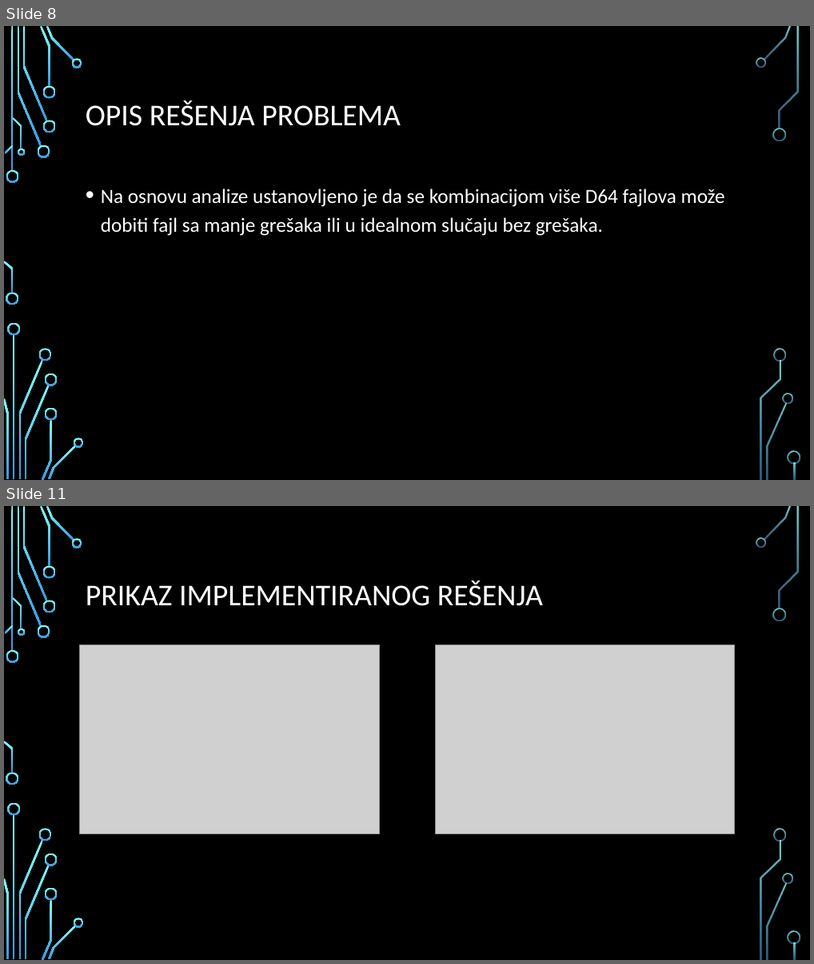
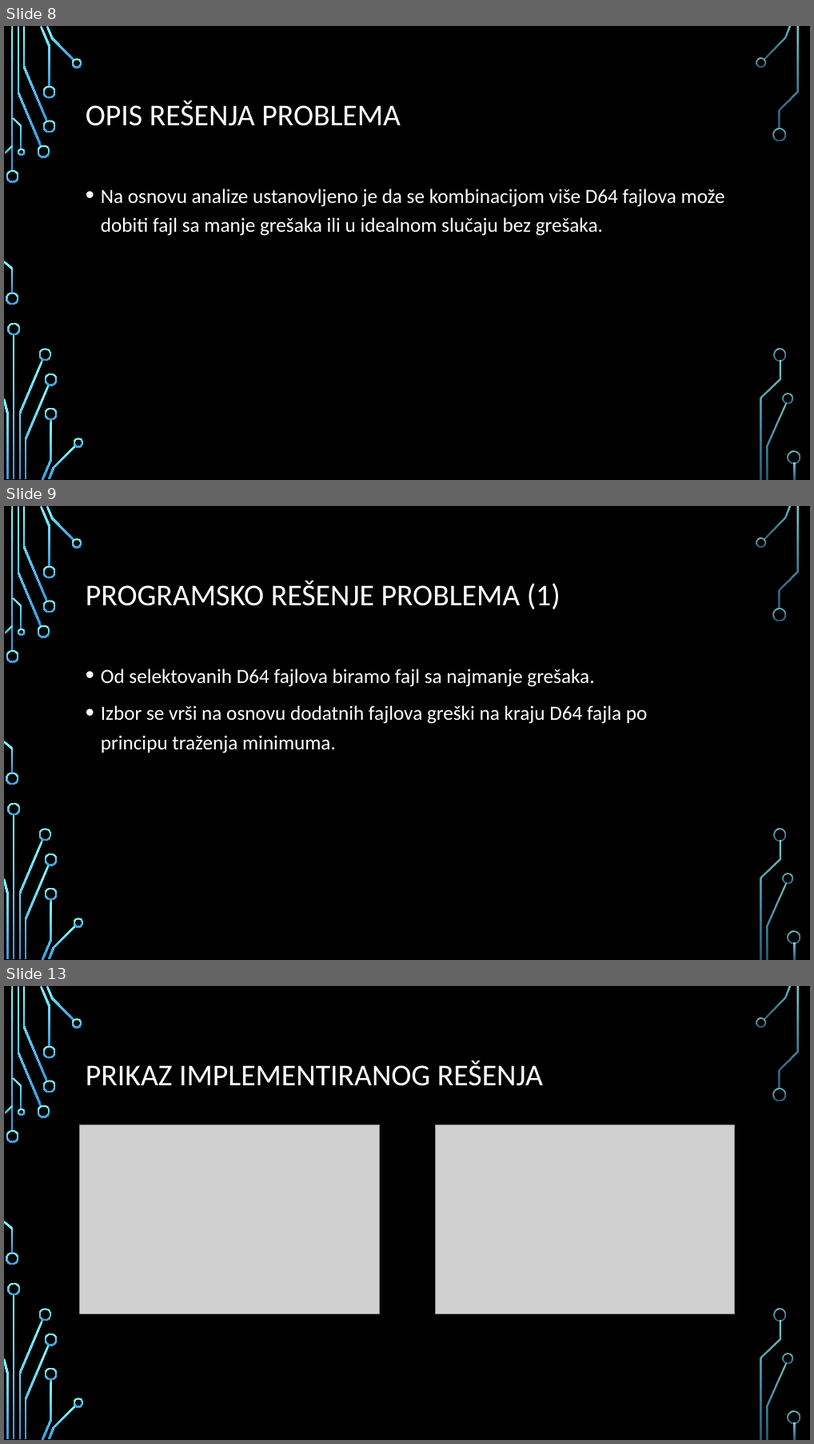
Before and after one commit to DejanPredojevic/Diplomski-rad, a slide deck: Prezentacija.pptx. Shown one above the other, each under a label of ours: slides 8 and 11 before the commit, slides 8, 9 and 13 after it; the slides between them are not shown. The pictures are 814x964 and 814x1444 pixels, drawn with LibreOffice and Linux fonts; fonts in the diff are those of the drawing; grey boxes stand for pictures; background and template pictures are left out. Boxes give left, top, right and bottom in pixels: in the first picture for what was removed or moved away, otherwise in the second. Text is boxed around its words. In the diff, an @@ line names an element or a change of style, - is before the commit and + after.

```diff
--- a/Prezentacija.pptx
+++ b/Prezentacija.pptx
@@ slide 9 added at <box>4,506,810,960</box>, background picture (left out); not listed: 36 template elements that a slide beside it also shows @@
@@ title added at <box>86,580,561,609</box>, 36 pt, text #FFFFFF @@
+PROGRAMSKO REŠENJE PROBLEMA (1)
@@ text added at <box>101,668,647,753</box>, 24 pt, text #FFFFFF @@
+• Od selektovanih D64 fajlova biramo fajl sa najmanje grešaka.
+• Izbor se vrši na osnovu dodatnih fajlova greški na kraju D64 fajla po
+  principu traženja minimuma.
@@ what was slide 11 is now slide 13 @@
```
Also in this commit, not shown: 4 slides changed, 3 other slides added.
